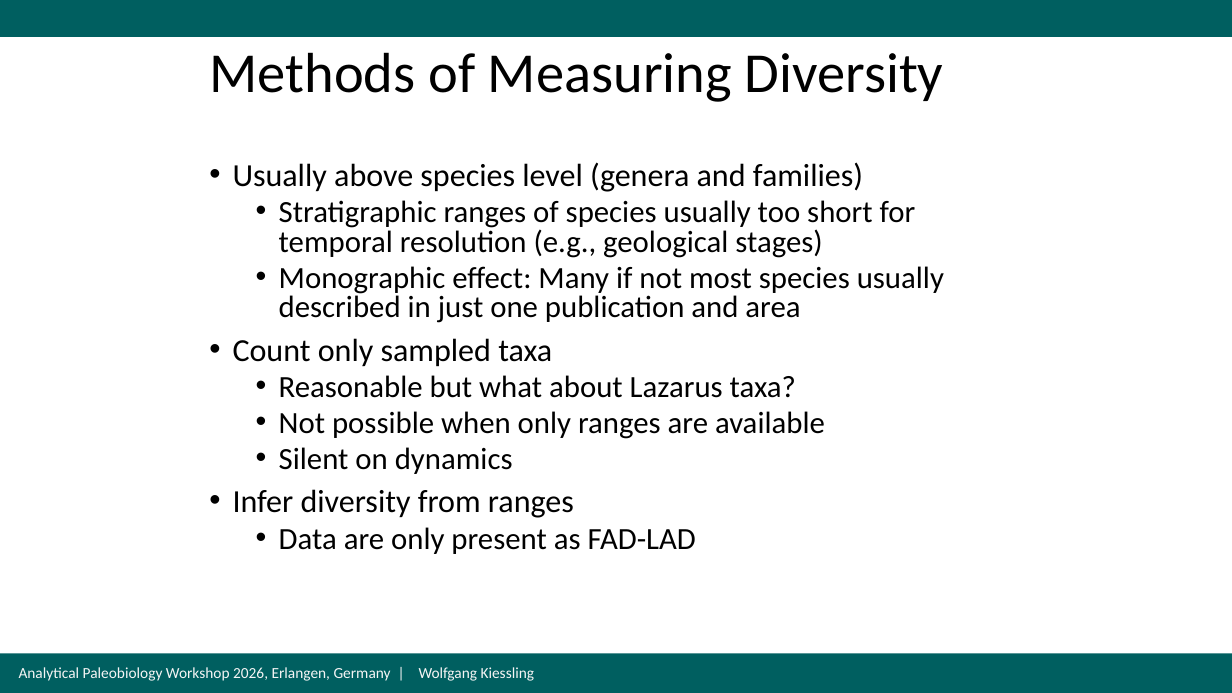
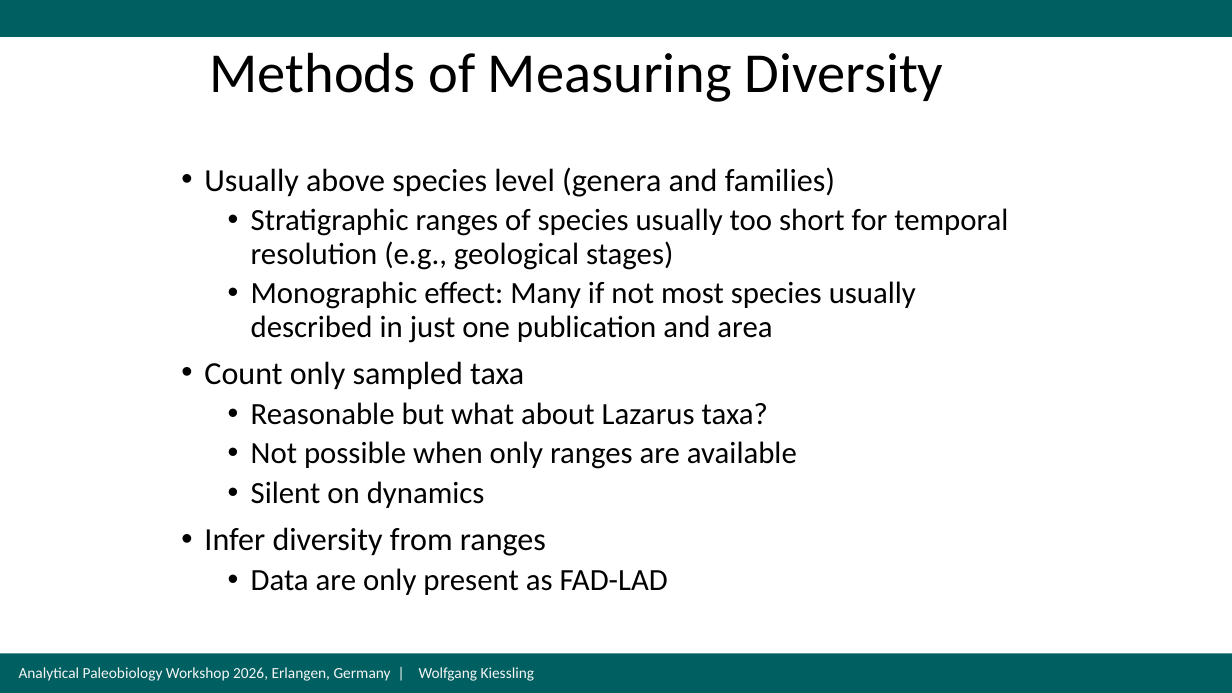
Before and after one commit to FAU-Paleo/apw_2026, a slide deck: slide 6 of docs/data/paleodiversity/Day3_Wolfgang/GlobalDiversity2026.pptx. Drawn at 1232x693 pixels with LibreOffice and Linux fonts; fonts in the diff are those of the drawing. Boxes give left, top, right and bottom in pixels: in the first picture for what was removed or moved away, otherwise in the second. Text is boxed around its words. In the diff, an @@ line names an element or a change of style, - is before the commit and + after.

```diff
--- a/docs/data/paleodiversity/Day3_Wolfgang/GlobalDiversity2026.pptx
+++ b/docs/data/paleodiversity/Day3_Wolfgang/GlobalDiversity2026.pptx
@@ text "Usually above species level (genera ..." moved from (x1=233, y1=162, x2=944, y2=554) to (x1=204, y1=167, x2=1008, y2=595) @@
@@ text "Usually above species level (genera ..." at (x1=204, y1=167, x2=1008, y2=595): line spacing 0.8 to 0.9 @@
```
Also in this commit, not shown: 6 other slides changed, 5 slides added.
